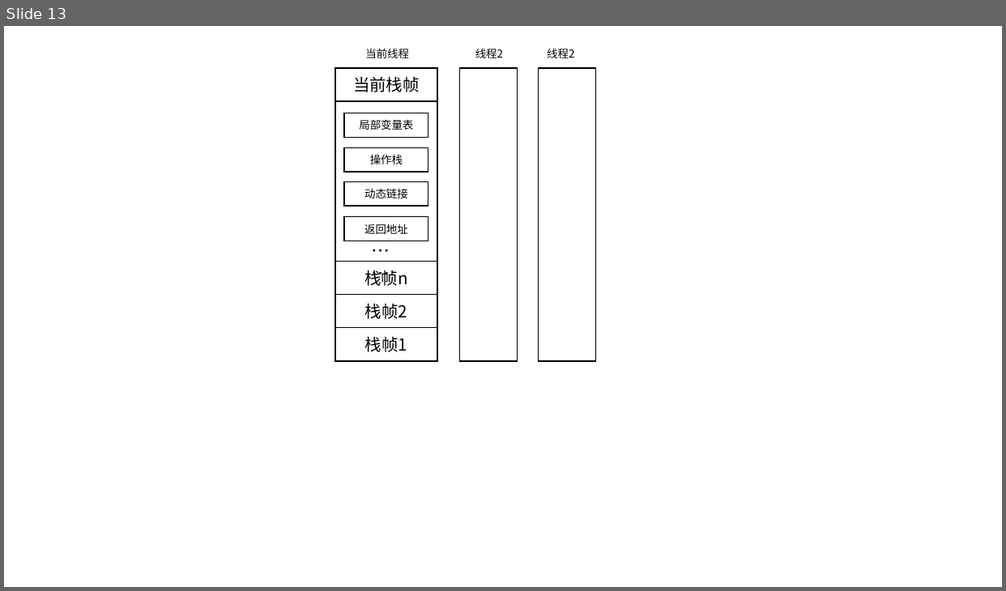
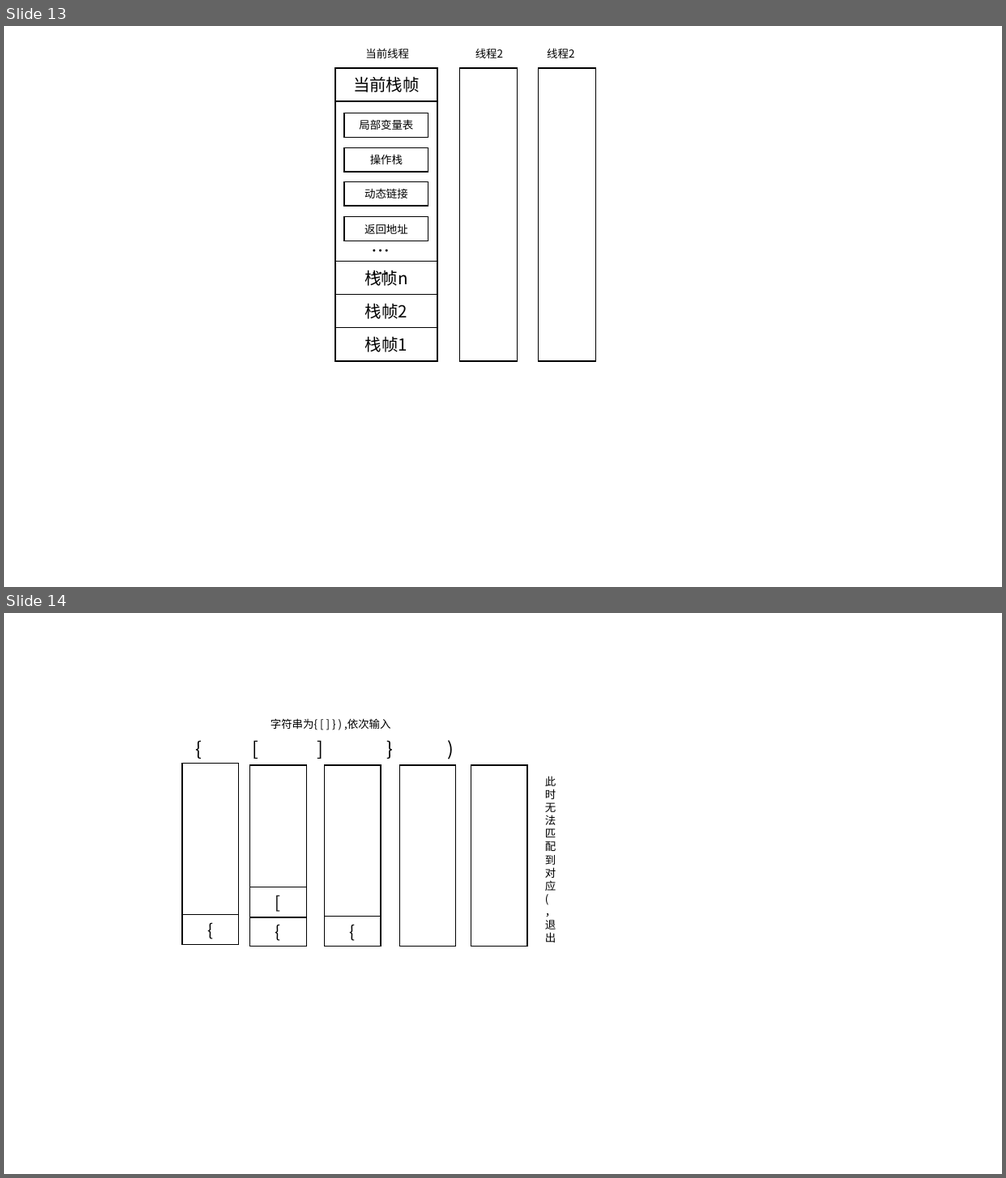
Before and after one commit to The-wind-blows/course, a slide deck: 演示文稿1.pptx. Shown one above the other, each under a label of ours: slide 13 before the commit, slides 13 and 14 after it. The pictures are 1006x591 and 1006x1178 pixels, drawn with LibreOffice and Linux fonts; fonts in the diff are those of the drawing. Boxes give left, top, right and bottom in pixels: in the first picture for what was removed or moved away, otherwise in the second. Text is boxed around its words. In the diff, an @@ line names an element or a change of style, - is before the commit and + after.

Commit message:
括号匹配好坑

```diff
--- a/演示文稿1.pptx
+++ b/演示文稿1.pptx
@@ slide 14 added at bbox=[4, 613, 1002, 1174], background #FFFFFF @@
@@ group added at bbox=[159, 718, 562, 947]: 9 rectangles, 3 texts @@
+{
+字符串为{ [ ] } ) ,依次输入
+{
+[
+{
+{ [ ] } )
+此时无法匹配到对应
+(，
+退出
```
Also in this commit, not shown: 4 other files.
